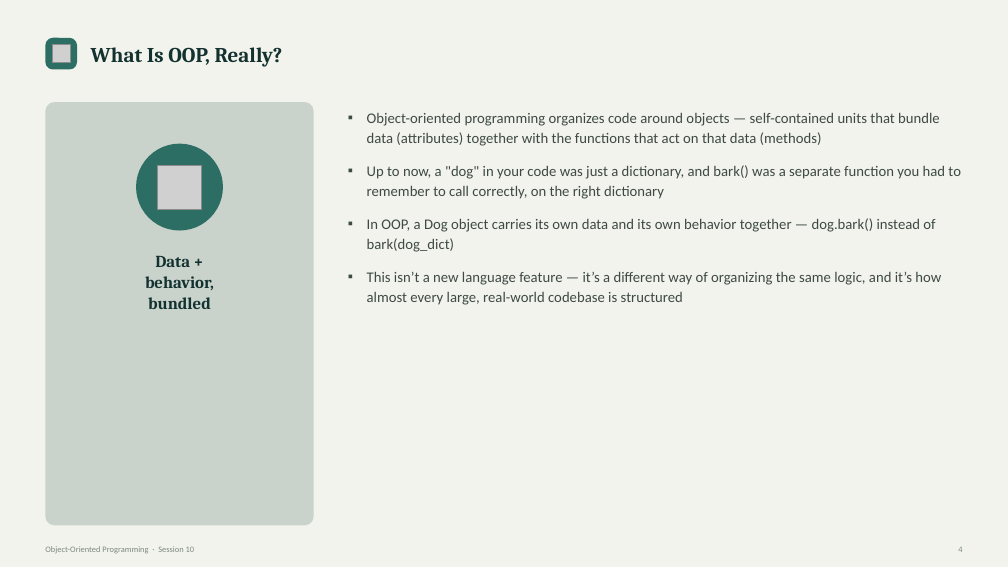
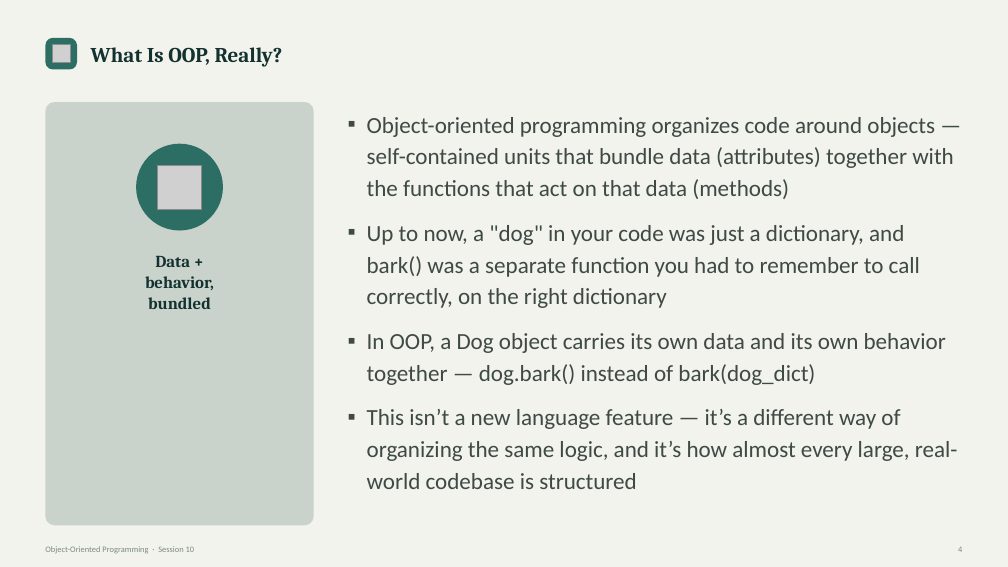
Before and after one commit to waseem-development/ai-ml-course, a slide deck: slide 4 of slides/1_python_slides/9_Object-Oriented Programming - Session 10.pptx. Drawn at 1008x567 pixels with LibreOffice and Linux fonts; fonts in the diff are those of the drawing; grey boxes stand for pictures. Boxes give left, top, right and bottom in pixels: in the first picture for what was removed or moved away, otherwise in the second. Text is boxed around its words. In the diff, an @@ line names an element or a change of style, - is before the commit and + after.

```diff
--- a/slides/1_python_slides/9_Object-Oriented Programming - Session 10.pptx
+++ b/slides/1_python_slides/9_Object-Oriented Programming - Session 10.pptx
@@ text "Object-oriented programming organizes code around ..." at bbox=[367, 117, 958, 489]: size 14 to 22 pt @@
```
Also in this commit, not shown: 1 other slide changed, 6 other files.
